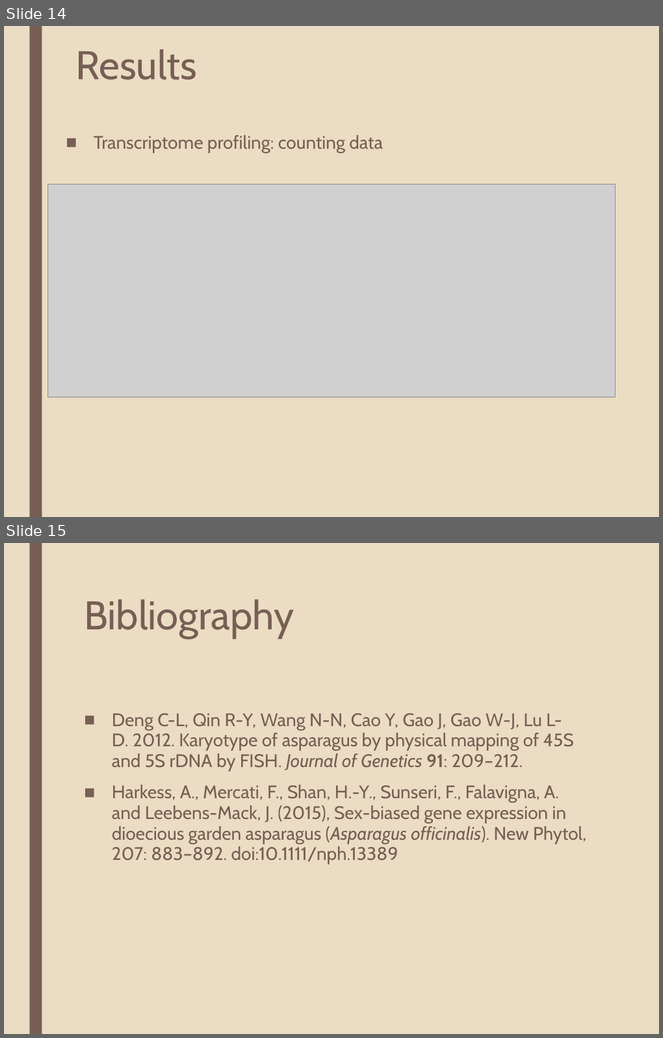
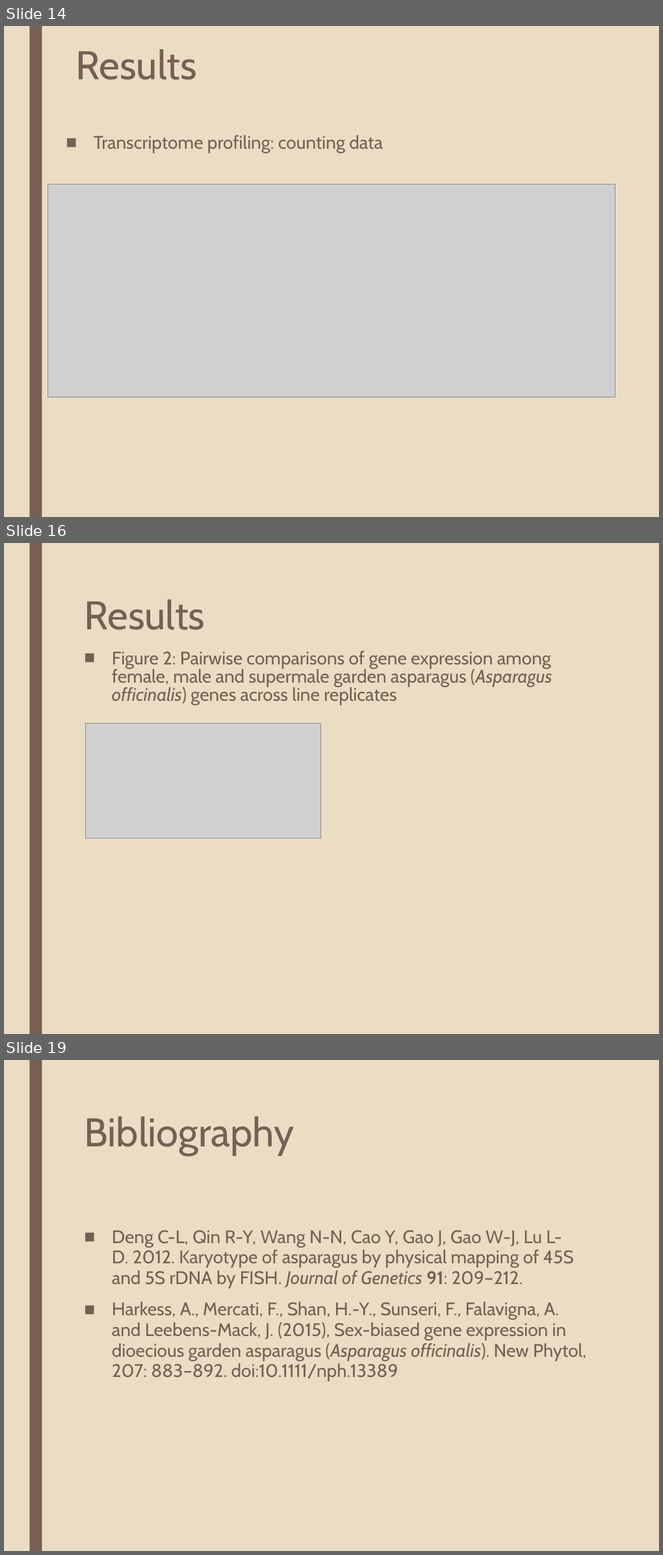
Before and after one commit to katholan/BCB546X-Spring2017_Valerin_final_project, a slide deck: asparagus.pptx. Shown one above the other, each under a label of ours: slides 14 and 15 before the commit, slides 14, 16 and 19 after it; the slides between them are not shown. The pictures are 663x1038 and 663x1555 pixels, drawn with LibreOffice and Linux fonts; fonts in the diff are those of the drawing; grey boxes stand for pictures. Boxes give left, top, right and bottom in pixels: in the first picture for what was removed or moved away, otherwise in the second. Text is boxed around its words. In the diff, an @@ line names an element or a change of style, - is before the commit and + after.

```diff
--- a/asparagus.pptx
+++ b/asparagus.pptx
@@ slide 16 added at [4,543,659,1034], background #EBDDC3; not listed: 1 template element that a slide beside it also shows @@
@@ title added at [84,600,205,630], 44 pt, text #775F55 @@
+Results
@@ text added at [112,651,552,705], 20 pt, text #775F55 @@
+■ Figure 2: Pairwise comparisons of gene expression among female, male and supermale garden asparagus (Asparagus officinalis) genes across line replicates
@@ picture added at [86,723,321,839] @@
@@ what was slide 15 is now slide 19 @@
```
Also in this commit, not shown: 3 other slides added, 2 other files.
